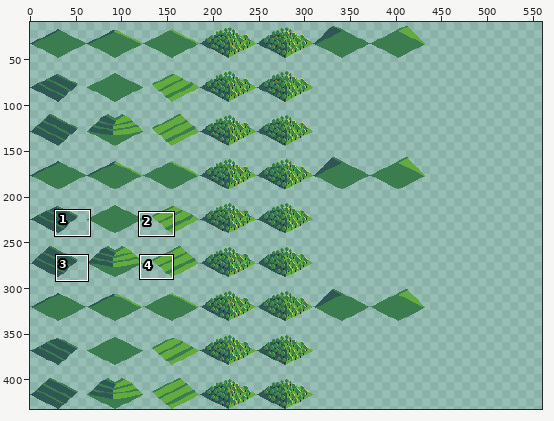
File history of a sprite sheet, CityMap.png. Above, an overview of the earlier version with the close-up marked.
Close-up. Before the commit:
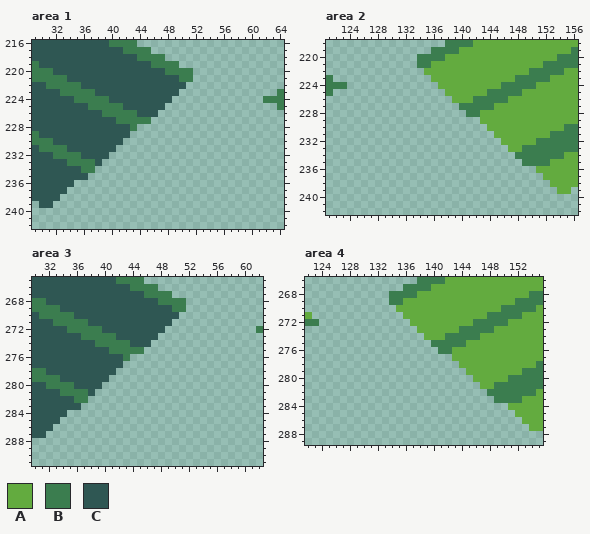
The file is 560x432 pixels. Shown: area 1: x 29..64, y 216..242; area 2: x 121..156, y 218..242; area 3: x 30..62, y 265..291; area 4: x 122..155, y 266..289. The wide view leaves out empty margins. The commit also changed other parts of the picture, which this record leaves out.
Palette (. is transparent): A #63ab3f  B #3b7d4f  C #2f5753
Pixels before, area 1, first column x 29:
216 CCCCCCCCCCCBBBB.....................
217 CCCCCCCCCCCCCBBBB...................
218 CCCCCCCCCCCCCCCBBBB.................
219 BCCCCCCCCCCCCCCCCBBBB...............
220 BBBCCCCCCCCCCCCCCCCBBBB.............
221 BBBBBCCCCCCCCCCCCCCCCBB.............
222 CCBBBBBCCCCCCCCCCCCCCC..............
223 CCCCBBBBBCCCCCCCCCCCC..............B
224 CCCCCCBBBBBCCCCCCCCC.............BBB
225 CCCCCCCCBBBBBCCCCCC................B
226 CCCCCCCCCCBBBBBCCC..................
227 CCCCCCCCCCCCBBBBB...................
228 CCCCCCCCCCCCCCB.....................
229 BCCCCCCCCCCCCC......................
230 BBBCCCCCCCCCC.......................
231 CBBBBCCCCCCC........................
232 CCCBBBBCCCC.........................
233 CCCCCBBBBC..........................
234 CCCCCCCBB...........................
235 CCCCCCCC............................
236 CCCCCC..............................
237 CCCCC...............................
238 CCCC................................
239 .CC.................................
Pixels before, area 2, first column x 121:
218 .................BBBBAAAAAAAAAAAAAAA
219 ...............BBBBAAAAAAAAAAAAAAAAB
220 .............BBBBAAAAAAAAAAAAAAAABBB
221 .............BBAAAAAAAAAAAAAAAABBBBB
222 ..............AAAAAAAAAAAAAAABBBBBAA
223 B..............AAAAAAAAAAAABBBBBAAAA
224 BBB.............AAAAAAAAABBBBBAAAAAA
225 B................AAAAAABBBBBAAAAAAAA
226 ..................AAABBBBBAAAAAAAAAA
227 ...................BBBBBAAAAAAAAAAAA
228 ....................BBAAAAAAAAAAAAAA
229 ......................AAAAAAAAAAAAAA
230 .......................AAAAAAAAAAABB
231 ........................AAAAAAAABBBB
232 .........................AAAAABBBBBB
233 ..........................AABBBBBBBB
234 ...........................BBBBBBBAA
235 ............................BBBBAAAA
236 ..............................AAAAAA
237 ...............................AAAAA
238 ................................AAAA
239 .................................AA.
Pixels before, area 3, first column x 30:
265 CCCCCCCCCCCCBBBB.................
266 CCCCCCCCCCCCCCBBBB...............
267 CCCCCCCCCCCCCCCCBBBB.............
268 BBCCCCCCCCCCCCCCCCBBBB...........
269 BBBBCCCCCCCCCCCCCCCCBB...........
270 CBBBBBCCCCCCCCCCCCCCC............
271 CCCBBBBBCCCCCCCCCCCC.............
272 CCCCCBBBBBCCCCCCCCC.............B
273 CCCCCCCBBBBBCCCCCC...............
274 CCCCCCCCCBBBBBCCC................
275 CCCCCCCCCCCBBBBB.................
276 CCCCCCCCCCCCCB...................
277 CCCCCCCCCCCCC....................
278 BBCCCCCCCCCC.....................
279 BBBBCCCCCCC......................
280 CCBBBBCCCC.......................
281 CCCCBBBBC........................
282 CCCCCCBB.........................
283 CCCCCCC..........................
284 CCCCC............................
285 CCCC.............................
286 CCC..............................
287 CC...............................
Pixels before, area 4, first column x 122:
266 ................BBBBAAAAAAAAAAAAAA
267 ..............BBBBAAAAAAAAAAAAAAAA
268 ............BBBBAAAAAAAAAAAAAAAABB
269 ............BBAAAAAAAAAAAAAAAABBBB
270 .............AAAAAAAAAAAAAAABBBBBA
271 A.............AAAAAAAAAAAABBBBBAAA
272 BB.............AAAAAAAAABBBBBAAAAA
273 ................AAAAAABBBBBAAAAAAA
274 .................AAABBBBBAAAAAAAAA
275 ..................BBBBBAAAAAAAAAAA
276 ...................BBAAAAAAAAAAAAA
277 .....................AAAAAAAAAAAAA
278 ......................AAAAAAAAAAAB
279 .......................AAAAAAAABBB
280 ........................AAAAABBBBB
281 .........................AABBBBBBB
282 ..........................BBBBBBBA
283 ...........................BBBBAAA
284 .............................AAAAA
285 ..............................AAAA
286 ...............................AAA
287 ................................AA
And afterwards:
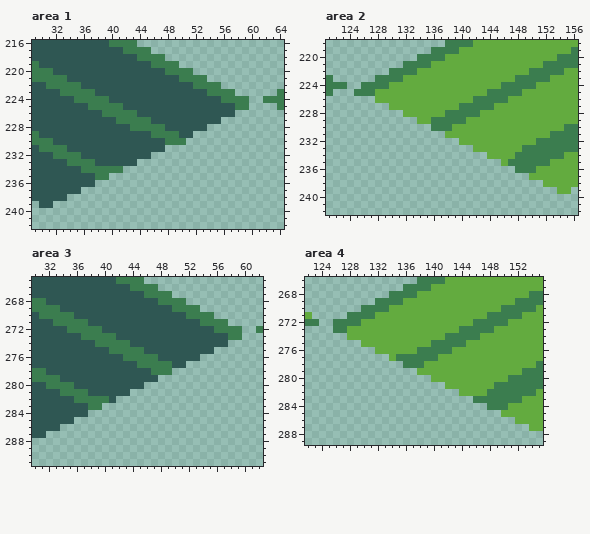
Diff:
Changed rows in their new state; - is an unchanged pixel.
Area 1:
first column x 33:
221 -------------------BB------
222 ------------------CBBBB----
223 -----------------CCCCBBBB--
224 ----------------CCCCCCCBBBB
225 ---------------CCCCCCCCCCBB
226 --------------CCCCCCCCCCC--
227 -------------CCCCCCCCCC----
228 -----------BBBBCCCCCC------
229 ----------CCCBBBBCC--------
230 ---------CCCCCCBBB---------
231 --------CCCCCCC------------
232 -------CCCCCC--------------
233 ------CCCCC----------------
234 -----BBBB------------------
235 ----CBB--------------------
236 --CCC----------------------
237 -CC------------------------
238 C--------------------------
Area 2:
first column x 125:
221 -------BB-------------------
222 -----BBBBA------------------
223 ---BBBBAAAA-----------------
224 -BBBBAAAAAAA----------------
225 BBBAAAAAAAAAA---------------
226 ---AAAAAAAAAAA--------------
227 -----AAAAAAAAAA-------------
228 -------AAAAAABBB------------
229 ---------AABBBBBAA----------
230 -----------BBBAAAAA---------
231 -------------AAAAAAA--------
232 ---------------AAAAAA-------
233 -----------------AAAAA------
234 -------------------AAAA-----
235 ---------------------ABB----
236 -----------------------BBB--
237 -------------------------AA-
238 ---------------------------A
Area 3:
first column x 33:
269 -------------------BB------
270 ------------------CBBBB----
271 -----------------CCCCBBBB--
272 ----------------CCCCCCCBBBB
273 ---------------CCCCCCCCCCBB
274 --------------CCCCCCCCCCC--
275 -------------CCCCCCCCCC----
276 -----------BBBBCCCCCC------
277 ----------CCBBBBBCC--------
278 ---------CCCCCBBB----------
279 --------CCCCCCC------------
280 -------CCCCCC--------------
281 ------CCCCC----------------
282 -----BBBC------------------
283 ----CBB--------------------
284 --CCC----------------------
285 -CC------------------------
286 C--------------------------
Area 4:
first column x 126:
269 ------BB-------------------
270 ----BBBBA------------------
271 --BBBBAAAA-----------------
272 BBBBAAAAAAA----------------
273 BBAAAAAAAAAA---------------
274 --AAAAAAAAAAA--------------
275 ----AAAAAAAAAA-------------
276 ------AAAAAABBB------------
277 --------ABBBBBBAA----------
278 ----------BBBAAAAA---------
279 ------------AAAAAAA--------
280 --------------AAAAAA-------
281 ----------------AAAAA------
282 ------------------AAAA-----
283 --------------------BBB----
284 ----------------------BBB--
285 ------------------------AA-
286 --------------------------A
